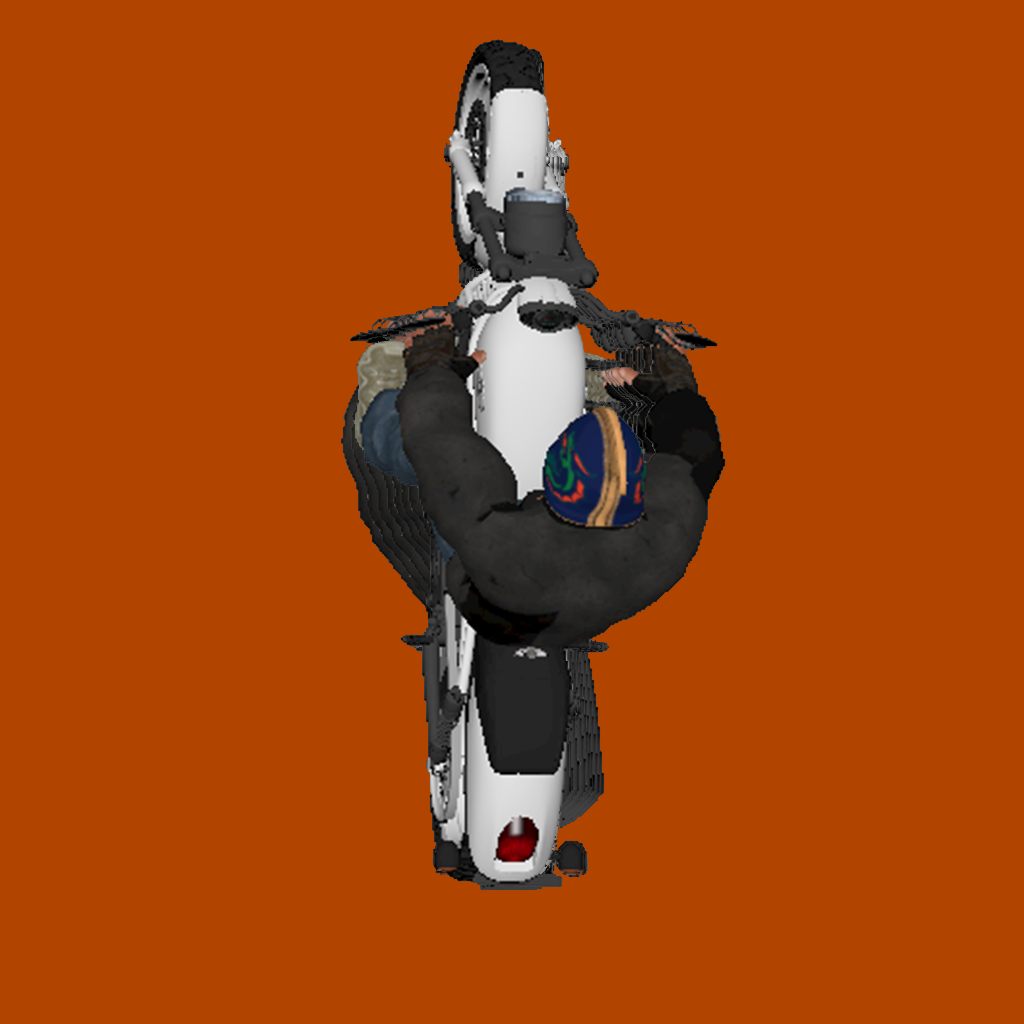
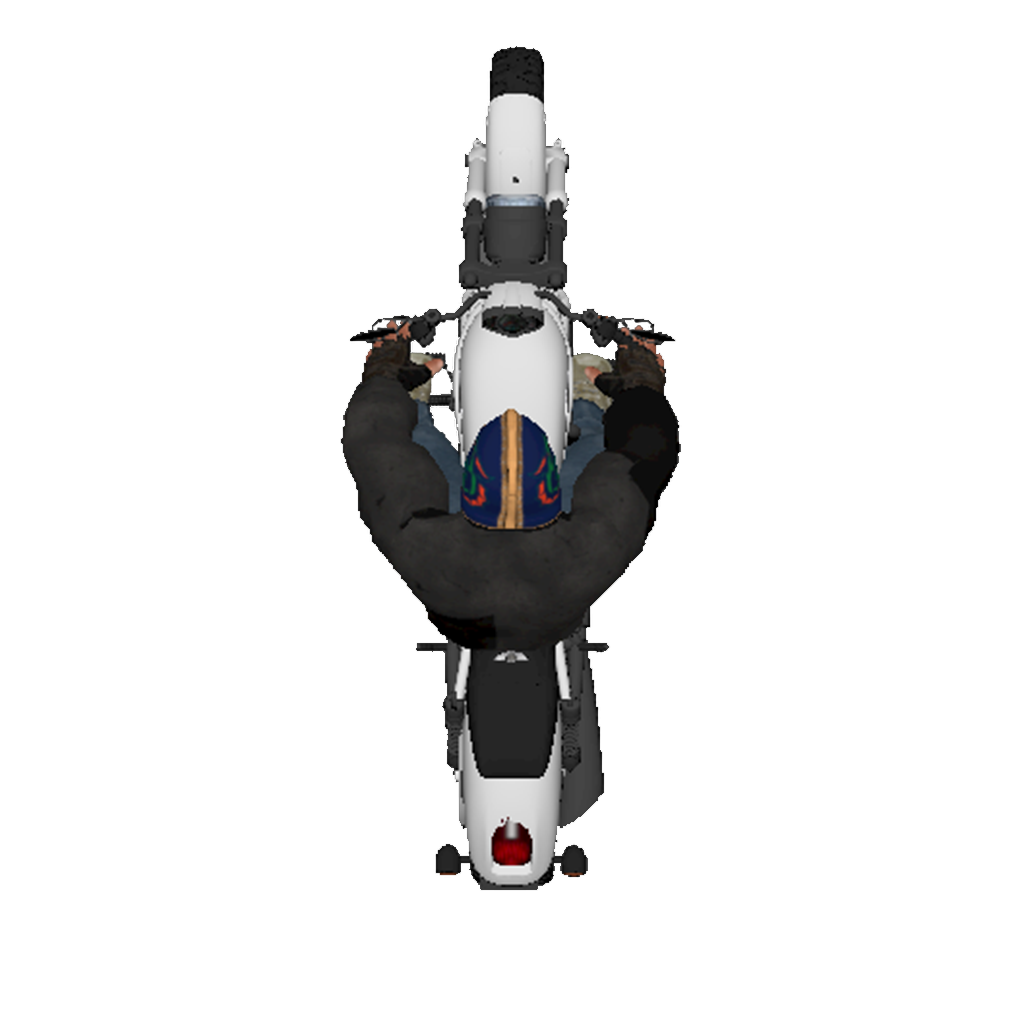
Two versions of the same layered image (1024x1024). Layer-by-layer changes:
hid "14" over bbox(351, 38, 728, 890)
hid "12" over bbox(357, 44, 717, 887)
hid "10" over bbox(363, 47, 713, 887)
hid "8" over bbox(368, 47, 710, 888)
hid "6" over bbox(367, 47, 702, 886)
hid "4" over bbox(359, 53, 693, 887)
hid "2" over bbox(350, 46, 686, 890)
hid "Layer 1" over bbox(0, 0, 1024, 1024)
